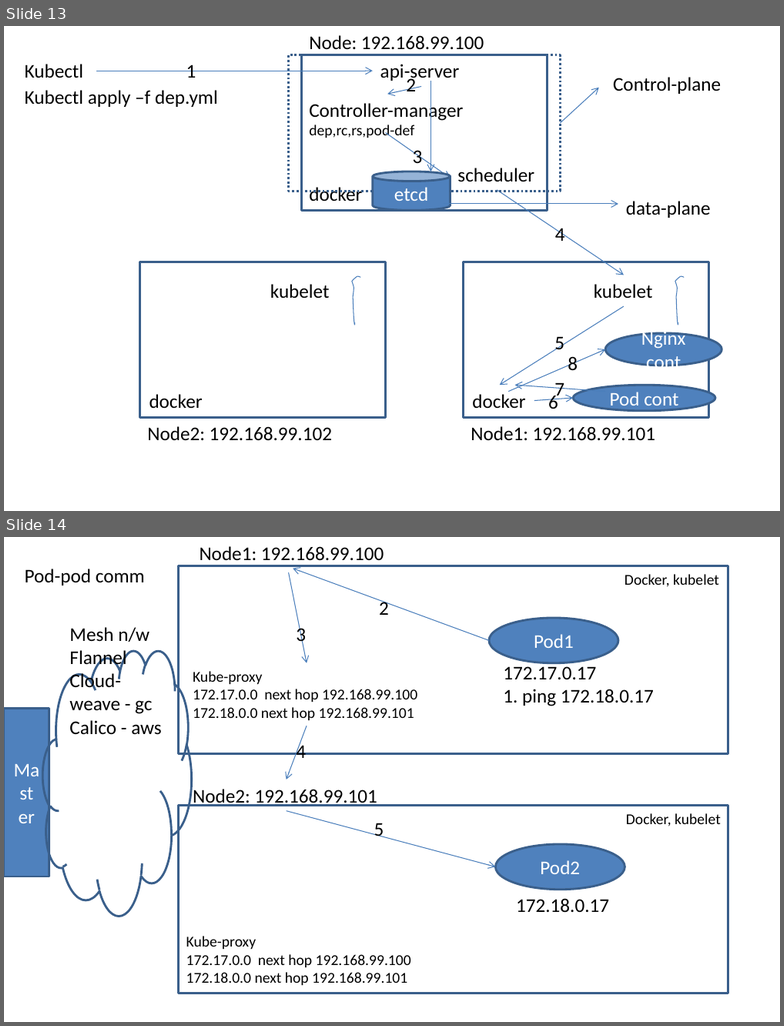
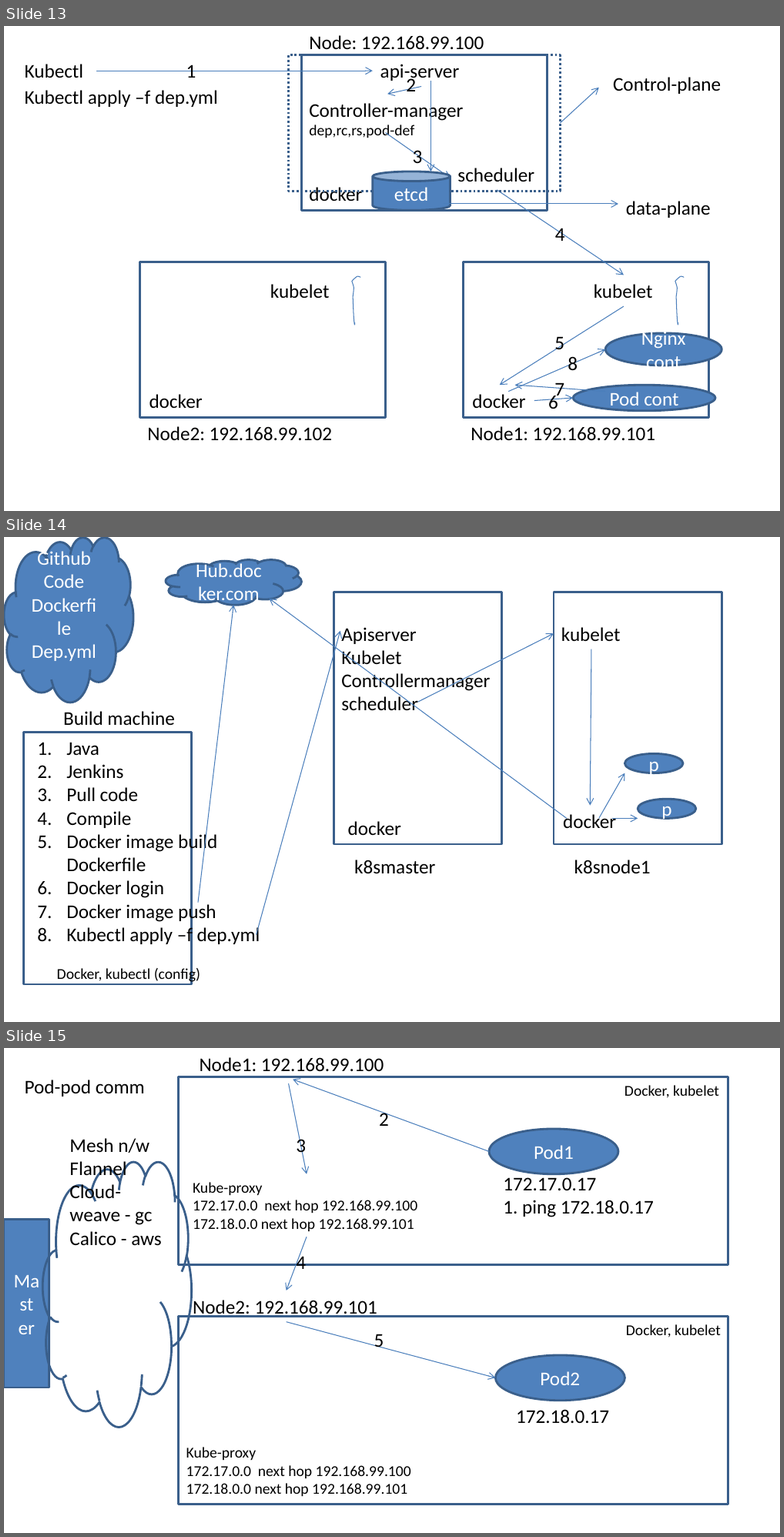
Before and after one commit to AdityaSP/ora-apr8-dock-kube, a slide deck: rough-diag.pptx. Shown one above the other, each under a label of ours: slides 13 and 14 before the commit, slides 13, 14 and 15 after it. The pictures are 784x1026 and 784x1537 pixels, drawn with LibreOffice and Linux fonts; fonts in the diff are those of the drawing. Boxes give left, top, right and bottom in pixels: in the first picture for what was removed or moved away, otherwise in the second. Text is boxed around its words. In the diff, an @@ line names an element or a change of style, - is before the commit and + after.

```diff
--- a/rough-diag.pptx
+++ b/rough-diag.pptx
@@ slide 14 added at [4, 537, 780, 1022], background #FFFFFF @@
@@ cloud added at [4, 537, 133, 702], fill #4F81BD, outline #3A5F8C 2 pt, 18 pt, text #FFFFFF @@
+Github
+Code
+Dockerfile
+Dep.yml
@@ cloud added at [166, 559, 301, 605], fill #4F81BD, outline #3A5F8C 2 pt, 18 pt, text #FFFFFF @@
+Hub.docker.com
@@ arrow added from (198, 903) to (233, 605), #4B7EBC 0.75 pt @@
@@ arrow added from (567, 818) to (270, 599), #4B7EBC 0.75 pt @@
@@ rectangle added at [334, 592, 502, 844], outline #3A5F8C 2 pt @@
@@ rectangle added at [554, 592, 722, 844], outline #3A5F8C 2 pt @@
@@ text added at [341, 627, 490, 710], 18 pt, text #000000 @@
+Apiserver
+Kubelet
+Controllermanager
+scheduler
@@ text added at [561, 627, 621, 642], 18 pt, text #000000 @@
+kubelet
@@ arrow added from (257, 934) to (340, 631), #4B7EBC 0.75 pt @@
@@ arrow added from (417, 702) to (554, 633), #4B7EBC 0.75 pt @@
@@ arrow added from (592, 649) to (590, 806), #4B7EBC 0.75 pt @@
@@ text added at [63, 711, 175, 725], 18 pt, text #000000 @@
+Build machine
@@ rectangle added at [23, 732, 192, 984], outline #3A5F8C 2 pt @@
@@ text added at [66, 742, 260, 946], 18 pt, text #000000 @@
+1. Java
+2. Jenkins
+3. Pull code
+4. Compile
+5. Docker image build Dockerfile
+6. Docker login
+7. Docker image push
+8. Kubectl apply –f dep.yml
@@ ellipse added at [625, 753, 683, 773], fill #4F81BD, outline #3A5F8C 2 pt, 18 pt, text #FFFFFF @@
+p
@@ arrow added from (599, 818) to (625, 773), #4B7EBC 0.75 pt @@
@@ text added at [563, 813, 616, 828], 18 pt, text #000000 @@
+docker
@@ arrow added from (590, 806) to (590, 806), #4B7EBC 0.75 pt @@
@@ ellipse added at [638, 800, 696, 819], fill #4F81BD, outline #3A5F8C 2 pt, 18 pt, text #FFFFFF @@
+p
@@ text added at [348, 821, 401, 835], 18 pt, text #000000 @@
+docker
@@ arrow added from (612, 818) to (638, 818), #4B7EBC 0.75 pt @@
@@ text added at [354, 860, 435, 874], 18 pt, text #000000 @@
+k8smaster
@@ text added at [575, 860, 651, 874], 18 pt, text #000000 @@
+k8snode1
@@ text added at [57, 967, 200, 984], 14 pt, text #000000 @@
+Docker, kubectl (config)
@@ what was slide 14 is now slide 15 @@
```
